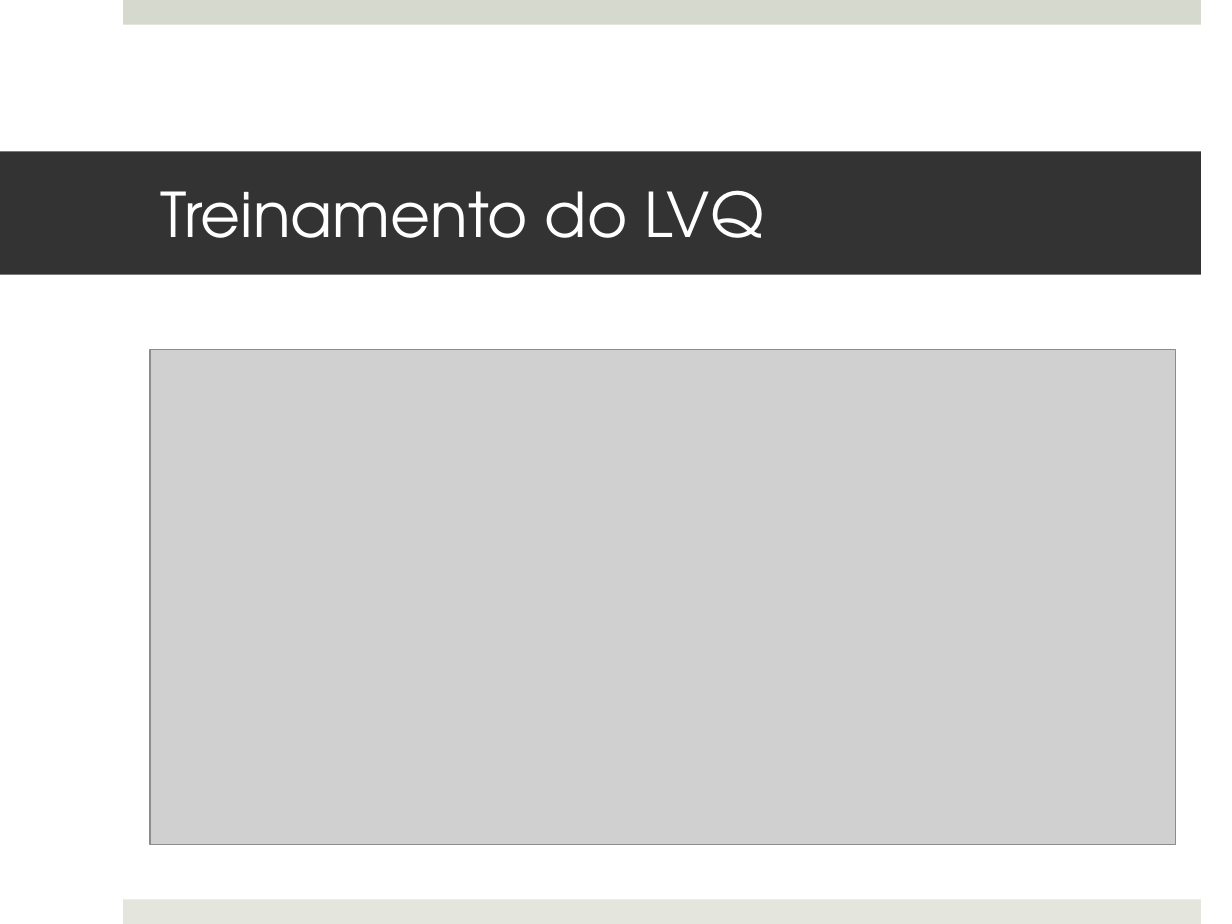
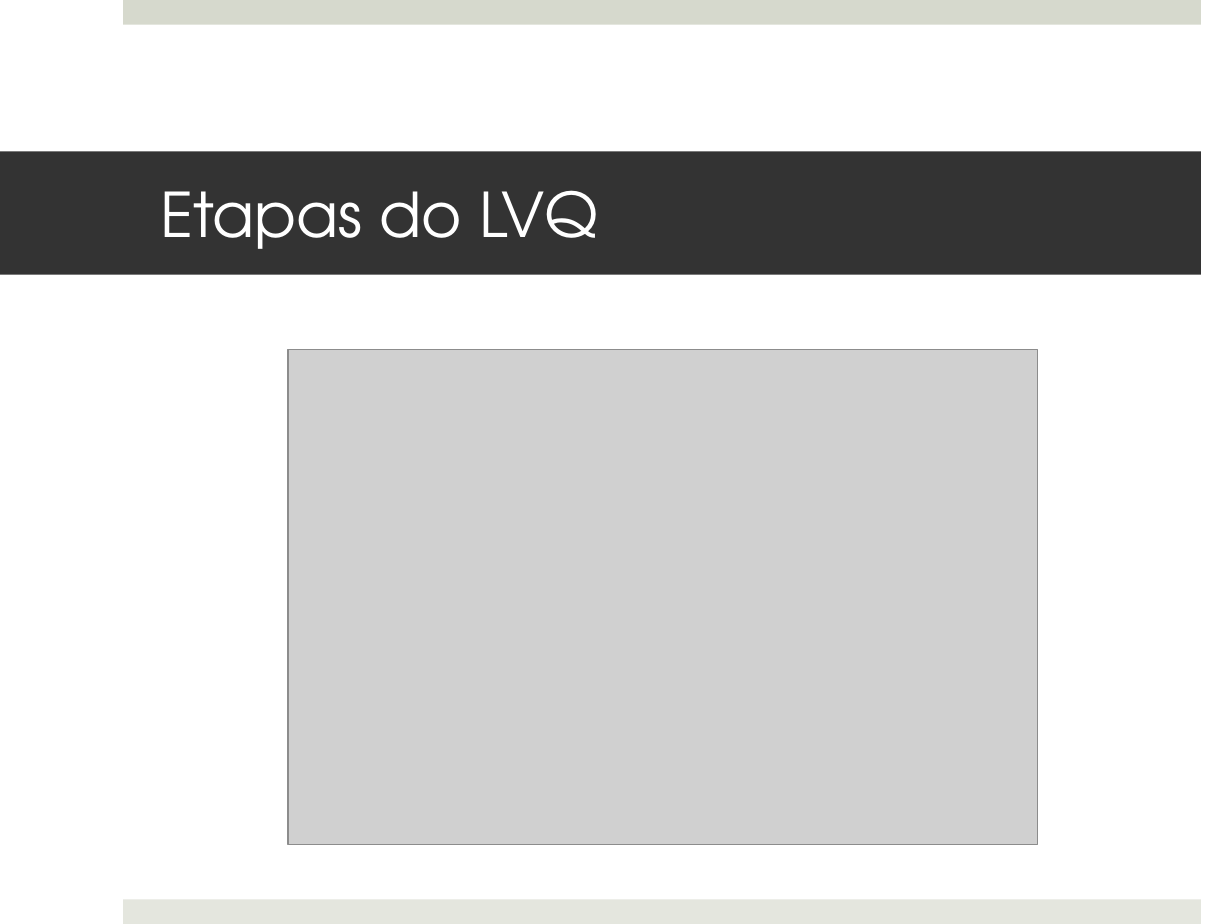
Before and after one commit to MarioBajr/Redes-Neurais, a slide deck: slide 12 of projeto PI.pptx. Drawn at 1232x924 pixels with LibreOffice and Linux fonts; fonts in the diff are those of the drawing; grey boxes stand for pictures. Boxes give left, top, right and bottom in pixels: in the first picture for what was removed or moved away, otherwise in the second. Text is boxed around its words. In the diff, an @@ line names an element or a change of style, - is before the commit and + after.

Commit message:
[Presentation] adding lvq C performance, change some images

```diff
--- a/projeto PI.pptx
+++ b/projeto PI.pptx
@@ title at <box>160,190,598,249</box>: text changed @@
-Treinamento do LVQ
+Etapas do LVQ
@@ picture: place and size @@
-picture at <box>150,350,1175,844</box>
+picture at <box>288,350,1037,844</box>
```
Also in this commit, not shown: 1 other slide changed, 5 other files.
